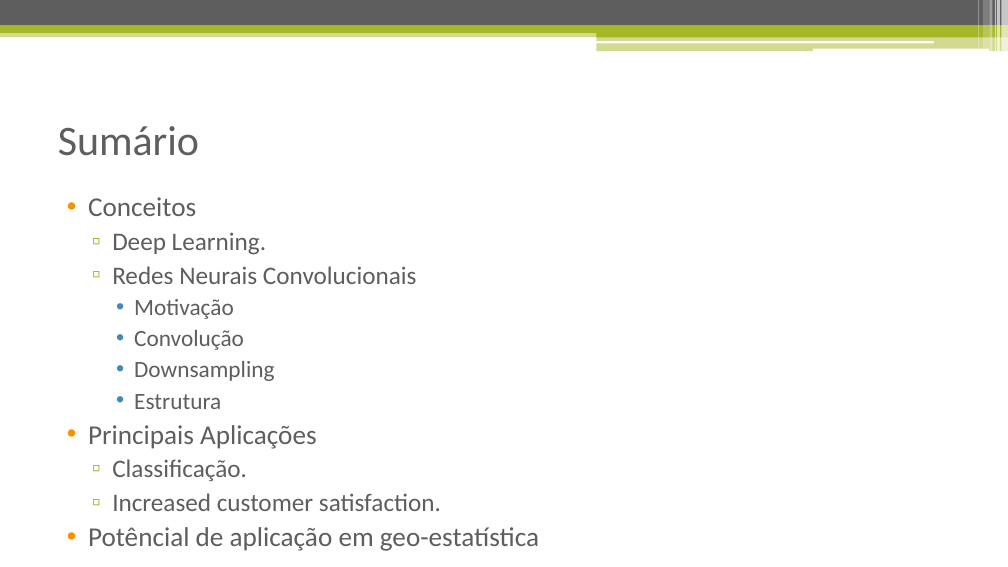
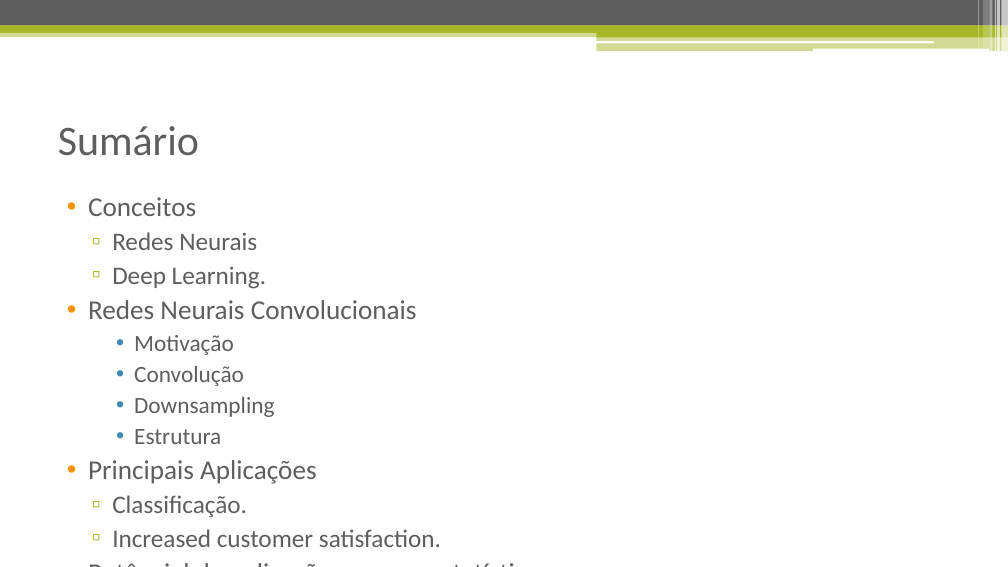
Before and after one commit to isacra/isacradoctoralstuffs, a slide deck: slide 2 of Apresentacoes/Redes Neurais Convolucionais.pptx. Drawn at 1008x567 pixels with LibreOffice and Linux fonts; fonts in the diff are those of the drawing. Boxes give left, top, right and bottom in pixels: in the first picture for what was removed or moved away, otherwise in the second. Text is boxed around its words. In the diff, an @@ line names an element or a change of style, - is before the commit and + after.

```diff
--- a/Apresentacoes/Redes Neurais Convolucionais.pptx
+++ b/Apresentacoes/Redes Neurais Convolucionais.pptx
@@ text at (112,232,257,250): paragraph added @@
+  ▫ Redes Neurais
@@ text at (88,300,417,319): size 24.1 to 25.9 pt in "Redes Neurais Convolucionais"; bullet ▫ to •; list level 2 to 1 in "Redes Neurais Convolucionais"; bullet colour #A6B727 to #F69200 @@
```
Also in this commit, not shown: 1 other slide changed, 3 slides added, 7 other files.
